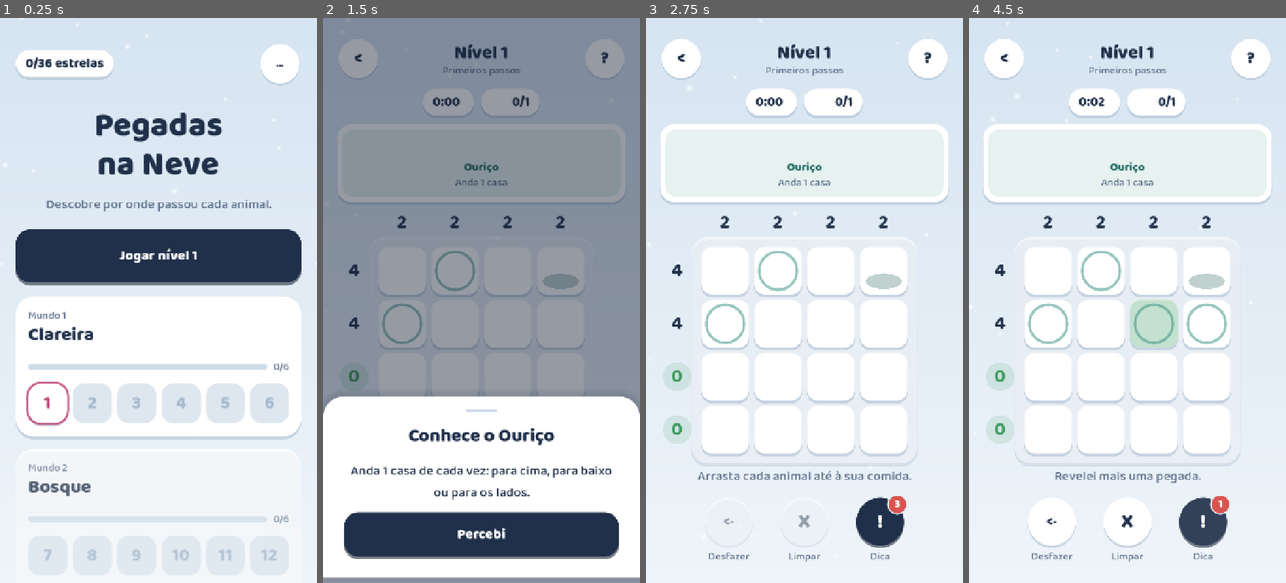
Above: before the commit, frames 1-4 (left to right).
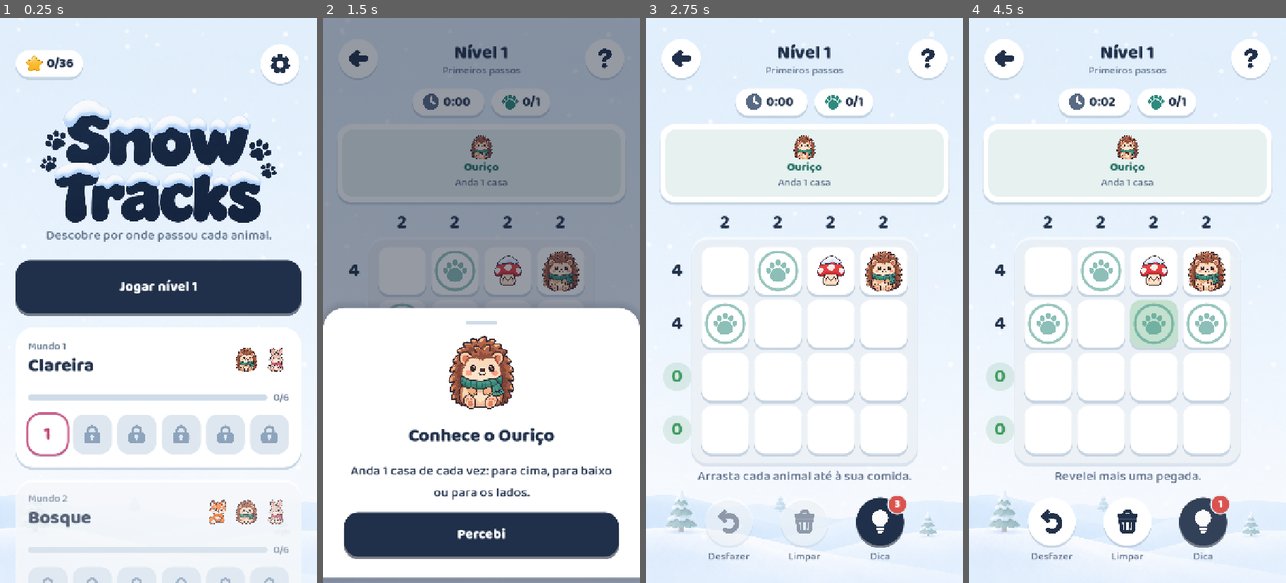
Above: after the commit, the same moments.

Repository: tomasmota77/pegadas-na-neve
Game: Godot game, scene res://scenes/main.tscn
Two runs of this game, one before a commit and one after it. Both use one fixed random seed, a clock stepped at 60 frames per second and the inputs below.
Inputs (mouse positions are in pixels of both pictures, inside the frame that each line leads up to):
- Up to frame 1 (0.25 s): no input
- Up to frame 2 (1.5 s): click "Jogar nível 1" at 0.5 s; click "Seguinte" at 1.25 s
- Up to frame 3 (2.75 s): click "Percebi" at 2 s
- Up to frame 4 (4.5 s): click (1203, 520) at 2.75 s; click (1051, 520) at 3.5 s; click (1203, 520) at 4.25 s

The runs differ from the first frame. In frame 1, 30% of the frame differs, in the area x 0-98%, y 1-100%; in frame 2, 18%; in frame 3, 3.5%; in frame 4, 3.8%.

Commit message:
Usa as imagens novas: nomes certos, tamanhos e correção de desenho
- Dá às imagens enviadas os nomes que o jogo procura. O cogumelo vinha
  como comida_coelho e passa a comida_ourico; o ícone da app vai para
  icon.png.
- tools/prep_images.py corta margens, centra num quadrado e reduz cada
  imagem ao tamanho usado (a rocha e outras apareciam esticadas).
- Game.texture guarda as texturas carregadas. Os ícones desenhados nos
  botões, cadeados e estrelas apareciam como quadrados brancos porque
  a textura era libertada logo depois do _draw().

Co-Authored-By: Claude Opus 5.5 <noreply@anthropic.com>
Claude-Session: https://claude.ai/code/session_019qmALCv4ef3vy6rfbU3Dgw

Diff:
--- a/scripts/globals.gd
+++ b/scripts/globals.gd
@@ -48,9 +48,17 @@
 	_load()
 
 
+var _textures := {}  # nome -> Texture2D ou null
+
+
+## Imagem de assets/images/<name>.png, ou null se não existir.
+## Fica guardada: uma textura carregada só dentro de um _draw() era libertada
+## logo a seguir e aparecia como um quadrado branco.
 func texture(name: String) -> Texture2D:
-	var path := "res://assets/images/%s.png" % name
-	return load(path) if ResourceLoader.exists(path) else null
+	if not _textures.has(name):
+		var path := "res://assets/images/%s.png" % name
+		_textures[name] = load(path) if ResourceLoader.exists(path) else null
+	return _textures[name]
 
 
 func is_done(i: int) -> bool:
--- a/scripts/icons.gd
+++ b/scripts/icons.gd
@@ -19,12 +19,19 @@
 	return Game.texture(name) != null
 
 
+## Desenha uma textura centrada em `c` com `s` de lado.
+static func draw_tex(ci: CanvasItem, tex: Texture2D, c: Vector2, s: float, mod := Color.WHITE) -> void:
+	ci.draw_set_transform(c)
+	ci.draw_texture_rect(tex, Rect2(-s * 0.5, -s * 0.5, s, s), false, mod)
+	ci.draw_set_transform(Vector2.ZERO)
+
+
 ## Desenha o ícone `name` centrado em `c`, com `s` de lado.
 ## Se a imagem não existir, escreve o texto de FALLBACK com a cor `col`.
 static func draw_icon(ci: CanvasItem, name: String, c: Vector2, s: float, col: Color) -> void:
 	var tex := Game.texture(name)
 	if tex:
-		ci.draw_texture_rect(tex, Rect2(c - Vector2(s, s) * 0.5, Vector2(s, s)), false, Color(1, 1, 1, col.a))
+		draw_tex(ci, tex, c, s, Color(1, 1, 1, col.a))
 		return
 	var txt: String = FALLBACK.get(name, "")
 	if txt == "":
--- a/scripts/level_tile.gd
+++ b/scripts/level_tile.gd
@@ -76,7 +76,7 @@
 		for i in 3:
 			var p := Vector2(c.x + (i - 1) * ss * 1.05, r.end.y - ss * 0.8)
 			var tint := Color.WHITE if i < stars else Color(1, 1, 1, 0.22)
-			draw_texture_rect(star, Rect2(p - Vector2(ss, ss) * 0.5, Vector2(ss, ss)), false, tint)
+			Icons.draw_tex(self, star, p, ss, tint)
 
 
 func _box(col: Color, rad: int) -> StyleBoxFlat:
--- a/scripts/star_row.gd
+++ b/scripts/star_row.gd
@@ -40,7 +40,6 @@
 			var local := clampf((_t - 0.25 - i * 0.28) / 0.35, 0.0, 1.0)
 			pop = local * (1.0 + 0.3 * sin(local * PI))
 		# vazia: a mesma estrela, cinzenta e transparente
-		draw_texture_rect(tex, Rect2(c - Vector2(k, k) * 0.5, Vector2(k, k)), false, Color(0.55, 0.62, 0.72, 0.35))
+		Icons.draw_tex(self, tex, c, k, Color(0.55, 0.62, 0.72, 0.35))
 		if pop > 0.0:
-			var kk := k * pop
-			draw_texture_rect(tex, Rect2(c - Vector2(kk, kk) * 0.5, Vector2(kk, kk)), false)
+			Icons.draw_tex(self, tex, c, k * pop)
Binary file removed: assets/images/1. ourico.png
Binary file removed: assets/images/10.1. voltar.png
Binary file removed: assets/images/10.2. ajuda.png
Binary file removed: assets/images/10.3. definiçoes.png
Binary file removed: assets/images/10.4. desfazer.png
Binary file removed: assets/images/10.5. limpar.png
Binary file removed: assets/images/10.6. dica.png
Binary file removed: assets/images/10.7. relogio.png
Binary file removed: assets/images/10.8. cadeado.png
Binary file removed: assets/images/11. star.png
Binary file removed: assets/images/12. floco.png
Binary file removed: assets/images/13. vitoria.png
(and 56 more such lines)
